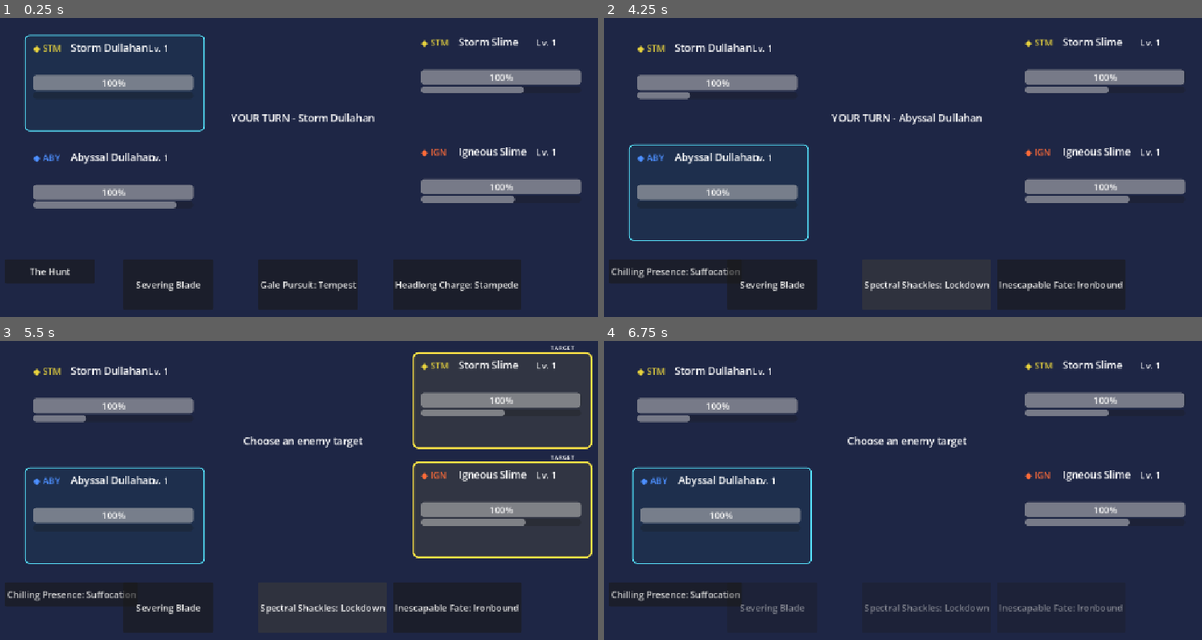
Above: before the commit, frames 1-4 (two rows, left to right).
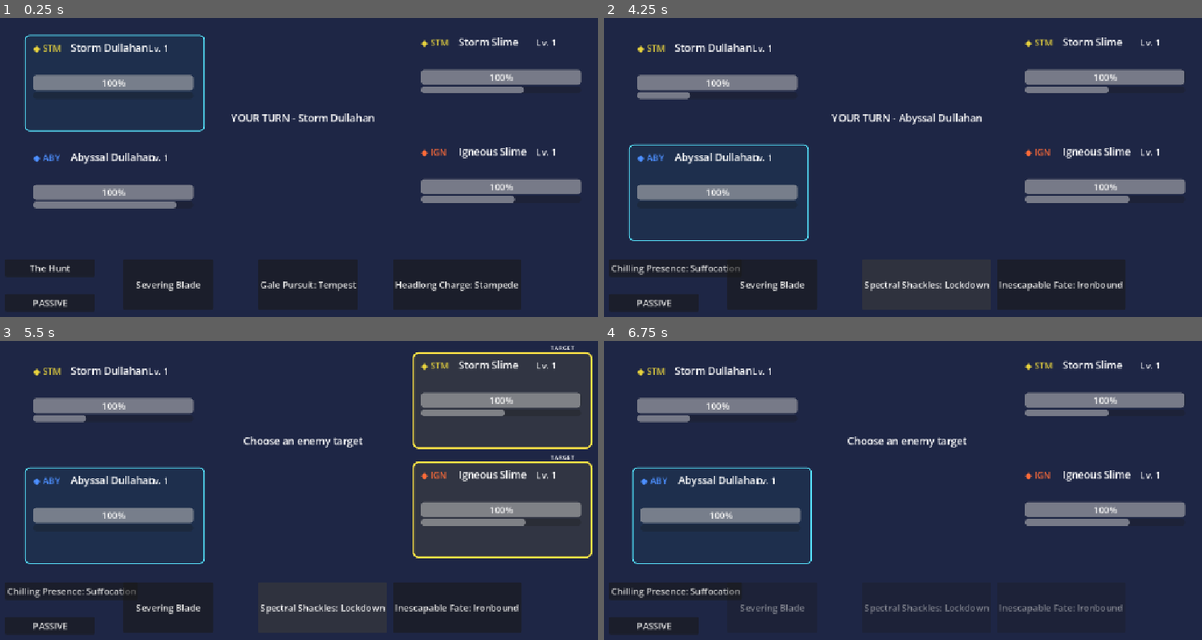
Above: after the commit, the same moments.

Repository: Akharyuu/monster-rpg
Game: Godot game, scene res://scenes/battle/battle_screen.tscn
Same seed, same stepped clock (60 frames per second), same inputs: the game is played once before the commit and once after it.
Inputs (mouse positions are in pixels of both pictures, inside the frame that each line leads up to):
- Up to frame 1 (0.25 s): no input
- Up to frame 2 (4.25 s): click (651, 302) at 0.5 s, where only the run after the commit has a clickable "PASSIVE"; click "The Hunt" at 1.25 s; click "Severing Blade" at 2 s; click (1106, 77) at 2.77 s; click "Gale Pursuit: Tempest" at 3.5 s
- Up to frame 3 (5.5 s): click "Chilling Presence: Suffocation" at 4.25 s; click "Spectral Shackles: Lockdown" at 5 s
- Up to frame 4 (6.75 s): click "Inescapable Fate: Ironbound" at 5.75 s; click (1106, 400) at 6.52 s

The runs differ from the first frame. In frame 1, 1.2% of the frame differs, in the area x 0-16%, y 82-98%; in frame 2, 1.6%; in frame 3, 1.6%; in frame 4, 1.6%, in the area x 0-23%, y 82-98%.

Commit message:
Support three passive slots and active Soul Recall button

Diff:
--- a/godot/scenes/battle/battle_screen.tscn
+++ b/godot/scenes/battle/battle_screen.tscn
@@ -66,7 +66,7 @@
 offset_left = 35.0
 offset_top = 515.0
 offset_right = 195.0
-offset_bottom = 558.0
+offset_bottom = 543.0
 text = "PASSIVE"
 focus_mode = 0
 mouse_default_cursor_shape = 0
@@ -75,7 +75,18 @@
 layout_mode = 0
 script = ExtResource("3")
 offset_left = 35.0
-offset_top = 562.0
+offset_top = 546.0
+offset_right = 195.0
+offset_bottom = 574.0
+text = "PASSIVE"
+focus_mode = 0
+mouse_default_cursor_shape = 0
+
+[node name="Passive Button 3" type="Button" parent="."]
+layout_mode = 0
+script = ExtResource("3")
+offset_left = 35.0
+offset_top = 577.0
 offset_right = 195.0
 offset_bottom = 605.0
 text = "PASSIVE"
@@ -112,3 +123,5 @@
 [connection signal="pressed" from="Skill 1 Button" to="." method="_on_skill_1_button_pressed"]
 [connection signal="pressed" from="Skill 2 Button" to="." method="_on_skill_2_button_pressed"]
 [connection signal="pressed" from="Skill 3 Button" to="." method="_on_skill_3_button_pressed"]
+
+[connection signal="pressed" from="Passive Button 2" to="." method="_on_passive_button_2_pressed"]
